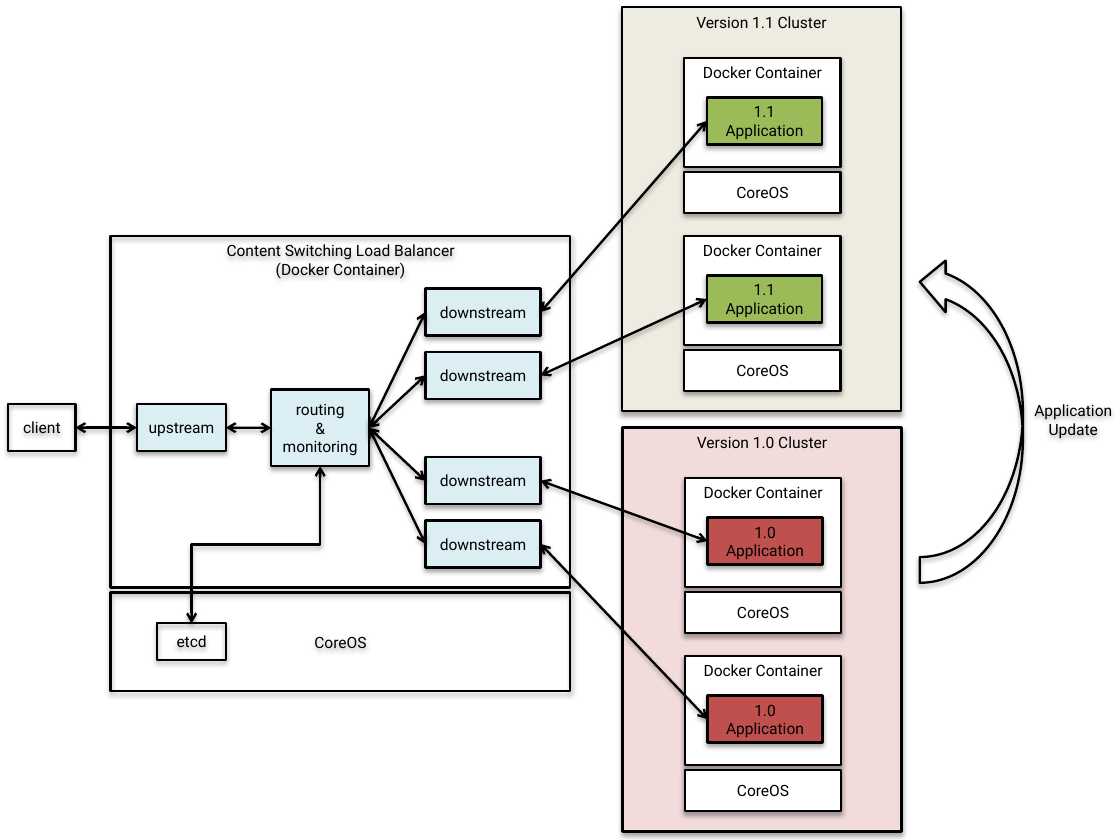
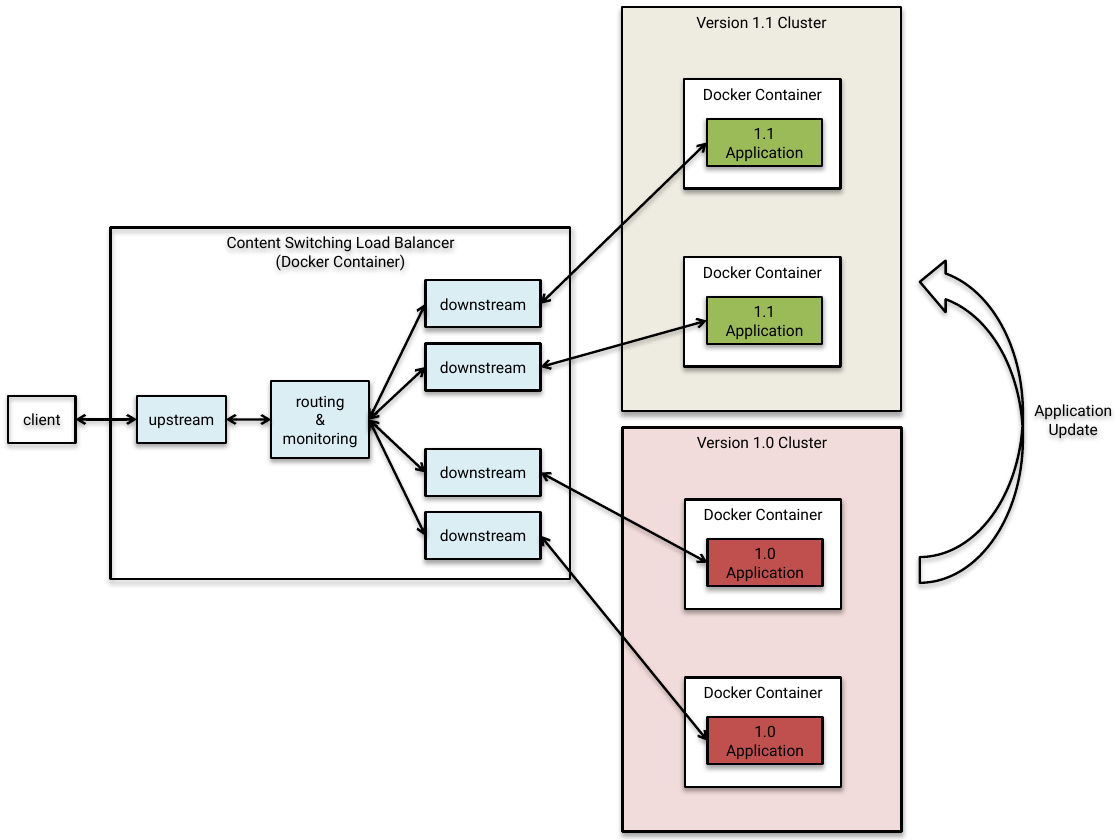
Before and after one commit to samirabloom/dynamic-software-update, a slide deck: slide 3 of report/overview_diagrams.pptx (slide 2 before the commit). Drawn at 1120x840 pixels with LibreOffice and Linux fonts; fonts in the diff are those of the drawing. Boxes give left, top, right and bottom in pixels: in the first picture for what was removed or moved away, otherwise in the second. Text is boxed around its words. In the diff, an @@ line names an element or a change of style, - is before the commit and + after.

```diff
--- a/report/overview_diagrams.pptx
+++ b/report/overview_diagrams.pptx
@@ 8 rectangles moved together from (x1=684, y1=58, x2=841, y2=766) to (x1=684, y1=80, x2=841, y2=787) @@
@@ double arrow moved from (541, 312) - (707, 121) to (541, 304) - (707, 142) @@
@@ rectangle removed at (x1=684, y1=171, x2=841, y2=213) @@
-CoreOS
@@ double arrow moved from (541, 375) - (707, 299) to (541, 367) - (707, 320) @@
@@ rectangle removed at (x1=684, y1=349, x2=841, y2=391) @@
-CoreOS
@@ 8 rectangles, 6 double arrows moved together from (x1=8, y1=236, x2=570, y2=588) to (x1=8, y1=227, x2=570, y2=579) @@
@@ elbow double arrow removed from (320, 466) to (192, 624) @@
@@ double arrow moved from (541, 480) - (708, 541) to (541, 473) - (708, 562) @@
@@ double arrow moved from (541, 544) - (708, 719) to (541, 535) - (708, 740) @@
@@ rectangle removed at (x1=111, y1=592, x2=570, y2=691) @@
-CoreOS
@@ rectangle removed at (x1=684, y1=592, x2=841, y2=634) @@
-CoreOS
@@ rectangle removed at (x1=157, y1=624, x2=225, y2=661) @@
-etcd
@@ rectangle removed at (x1=684, y1=771, x2=841, y2=812) @@
-CoreOS
```
Also in this commit, not shown: 2 other slides changed, 9 other files.
